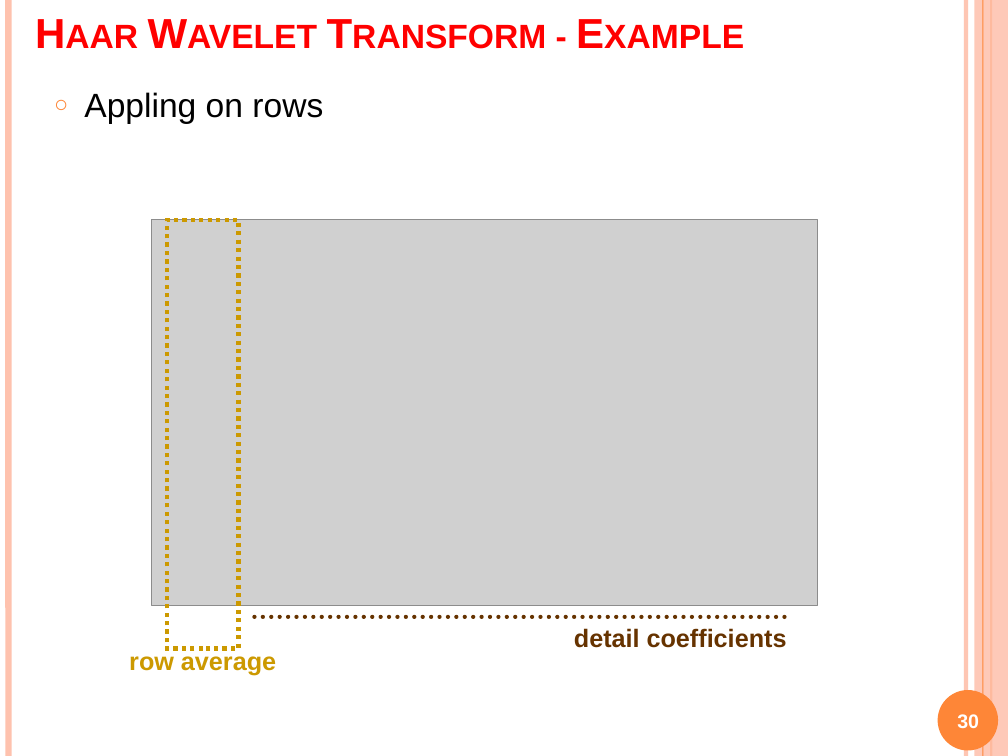
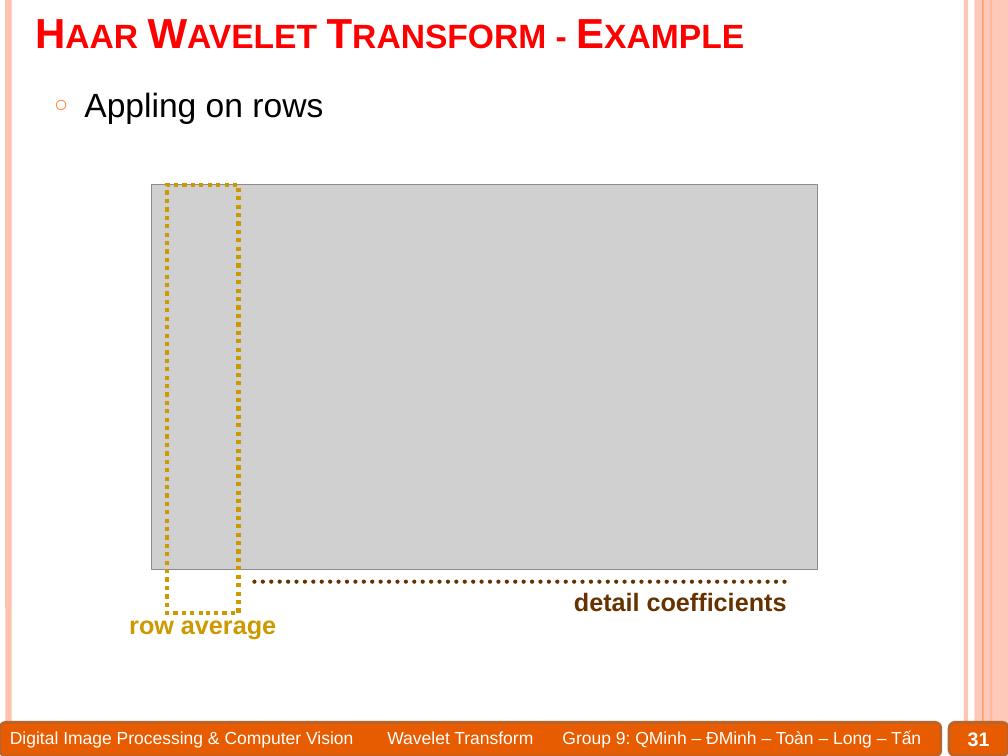
Before and after one commit to Alex7Huynh/dip-g9, a slide deck: slide 31 of 6. PPT/Wavelet transform.pptx (slide 30 before the commit). Drawn at 1008x756 pixels with LibreOffice and Linux fonts; fonts in the diff are those of the drawing; grey boxes stand for pictures. Boxes give left, top, right and bottom in pixels: in the first picture for what was removed or moved away, otherwise in the second. Text is boxed around its words. In the diff, an @@ line names an element or a change of style, - is before the commit and + after.

```diff
--- a/6. PPT/Wavelet transform.pptx
+++ b/6. PPT/Wavelet transform.pptx
@@ 2 texts, 1 picture, 1 rectangle, 1 line: place and size @@
-2 texts, 1 picture, 1 rectangle, 1 line at <box>129,220,817,675</box>
+2 texts, 1 picture, 1 rectangle, 1 line at <box>129,184,817,640</box>
@@ ellipse removed at <box>937,690,998,751</box> @@
@@ rounded rectangle added at <box>0,723,940,756</box>, fill #E75C01, outline #BC6329 2 pt @@
@@ text added at <box>10,731,921,748</box>, 12.5 pt, text #FFFFFF @@
+Digital Image Processing & Computer Vision Wavelet Transform Group 9: QMinh – ĐMinh – Toàn – Long – Tấn
@@ rounded rectangle added at <box>950,723,1008,756</box>, fill #E75C01, outline #BC6329 2 pt @@
@@ page number at <box>968,732,990,747</box>: text changed @@
-30
+31
```
Also in this commit, not shown: 80 other slides changed, 3 slides added, 4 other files.
